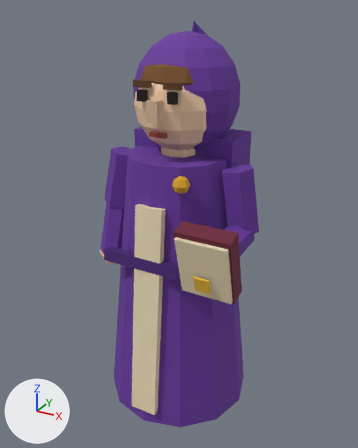
One commit to the glTF model rzym3d/godot/modele/damian.glb: the scene before it, then after it.
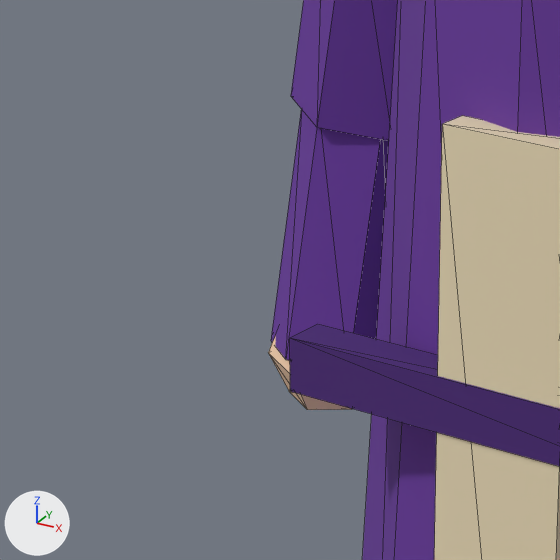
Each version appears first whole from a 50 mm lens placed at (0.965, -1.753, 1.785), pointed at (0.001, 0.001, 0.908), and next in a close-up on the part from 13% to 45% of the width and 40% to 66% of the height. Arrows for +X, +Y and +Z are at lower left; the lights stay in place. The last two pictures show the newer version. The close-ups show mesh edges as thin lines. Vertices at exactly the same position are counted once.

Objects in the first close-up: 'cialo', 'reka_l'.
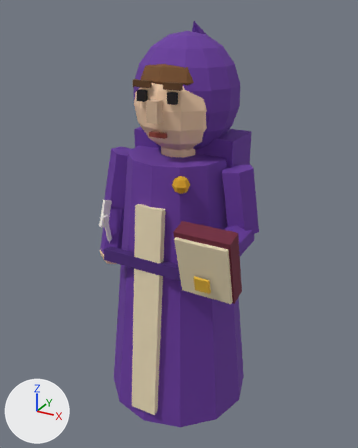
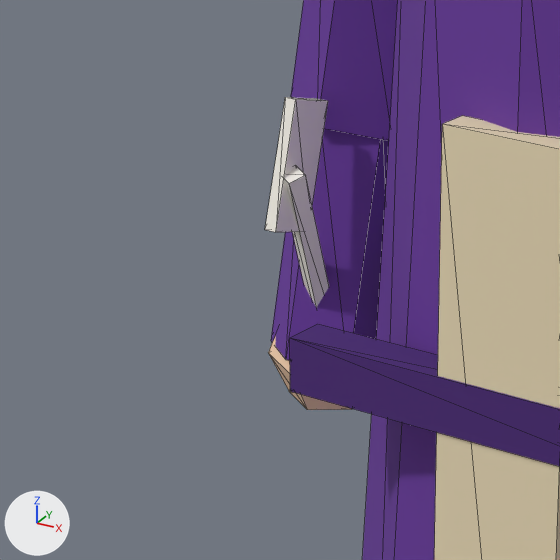
Changed parts and their boxes [x1, y1, x2, y2] in the close-ups (560 x 560 px):
'reka_l', reshaped
    before: [268, 0, 398, 410]
    after: [265, 0, 398, 410]
part 1 of me_reka_l, added
    after: [265, 97, 329, 308]

The change in detail:
Material 'm_f6f2e8' (mat_m_f6f2e8) is new.
Its base color is (0.924, 0.891, 0.812) (white #f6f2e9).
Its roughness is 0.85.
me_reka_l is used by ob_reka_l; location (-0.26, 0.0, 1.2).
me_reka_l had 44 vertices, 76 faces and spanned x -0.106..0.062, y -0.14..0.07, z -0.53..0.013.
me_reka_l now has 60 vertices, 100 faces and spans x -0.106..0.062, y -0.184..0.07, z -0.53..0.013.
me_reka_l part 1: 16 vertices added at x -0.061..-0.009, y -0.184..-0.07, z -0.474..-0.185.
me_reka_l gains material mat_m_f6f2e8 (white #f6f2e9).
